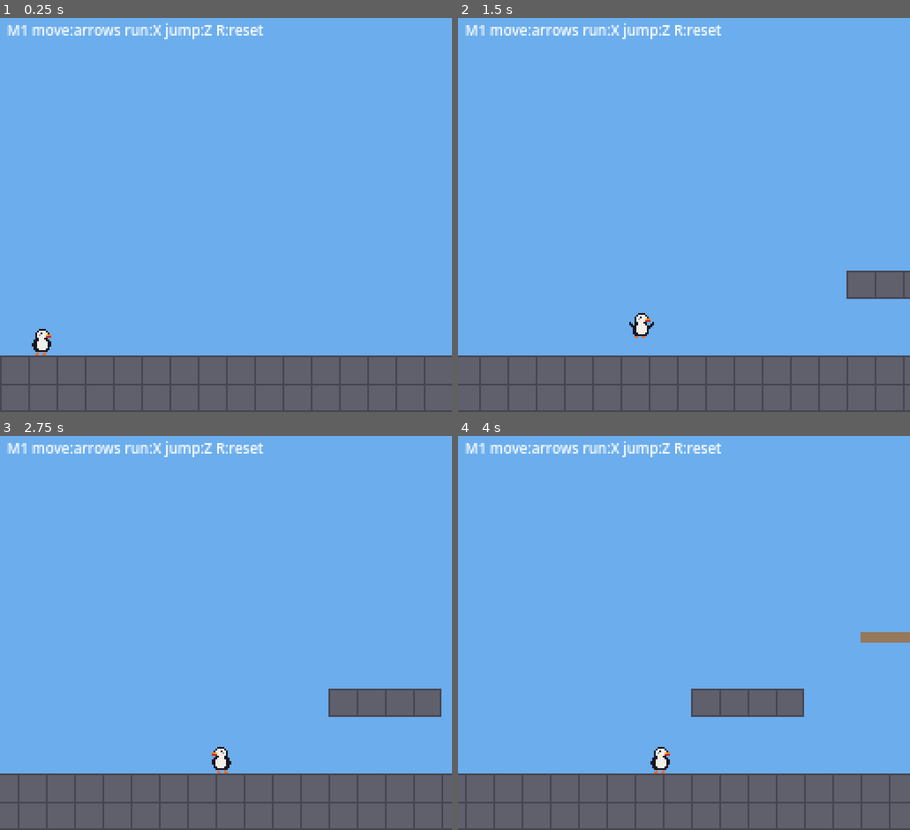
Above: before the commit, frames 1-4 (two rows, left to right).
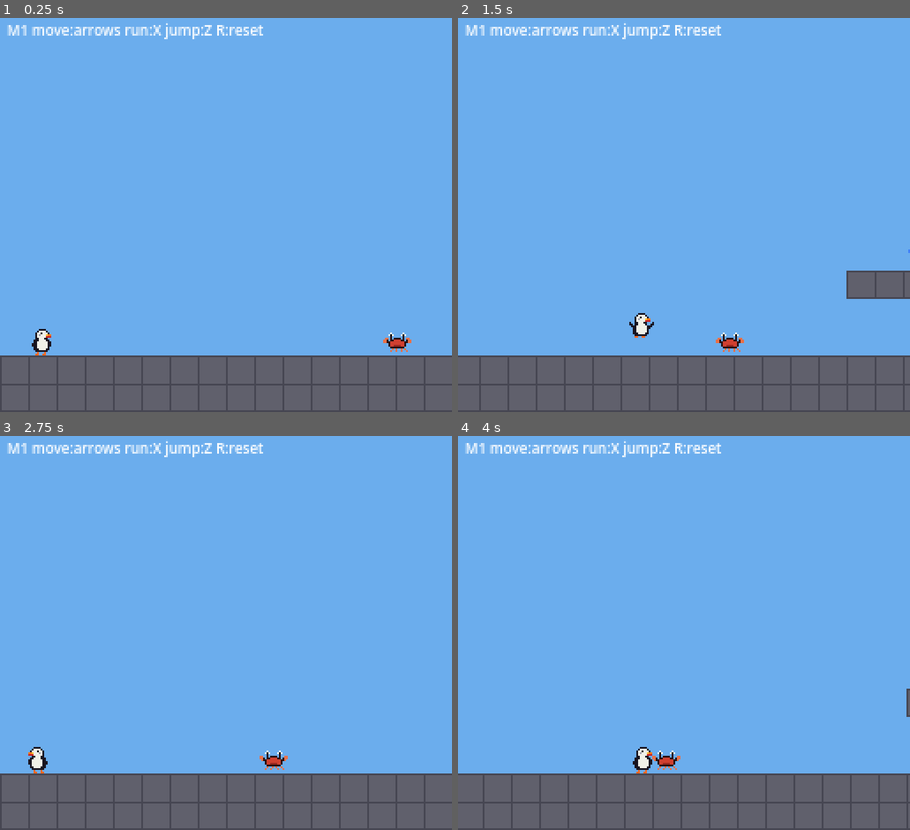
Above: after the commit, the same moments.

Repository: mikenev/puffin-platformer
Game: Godot game, scene res://scenes/main.tscn
The game is run twice, just before and just after one commit, with the same random seed, the same clock (stepped at 60 frames per second) and the same inputs.
Inputs:
- Up to frame 1 (0.25 s): no input
- Up to frame 2 (1.5 s): hold Shift (run) 0.53-1.28 s; hold Right (move_right) from 0.53 s (still down); tap Space (jump) at 0.77, 0.8, 1.07, 1.35 s
- Up to frame 3 (2.75 s): tap Space (jump) at 1.52, 1.82, 2.3 s; tap Shift (run) at 1.55 s; release Right (move_right) at 2.03 s; hold Left (move_left) from 2.03 s (still down); hold Shift (run) from 2.03 s (still down)
- Up to frame 4 (4 s): release Left (move_left) at 2.78 s; release Shift (run) at 2.78 s; hold Right (move_right) from 2.78 s (still down); tap Z at 2.85 s; tap Space (jump) at 3.02, 3.32 s; tap Shift (run) at 3.05 s; hold Space (jump) from 3.53 s (still down); tap X at 3.6 s

The runs differ from the first frame. In frame 1, 0.2% of the frame differs, in the area x 84-92%, y 79-85%; in frame 2, 0.2%; in frame 3, 4.0%; in frame 4, 4.2%, in the area x 1-100%, y 49-100%.

Commit message:
Gameplay: audio wiring, crab enemy + stomp, fish power-ups (dive, glide), gameplay tests

Diff:
--- /dev/null
+++ b/scripts/enemy.gd
@@ -0,0 +1,71 @@
+class_name Enemy
+extends CharacterBody2D
+## Walking ground enemy ("Snapper" crab). Patrols, turns at walls and ledges.
+## Touching it from the side/below hurts the puffin; landing on it from above stomps it.
+
+const LAYER_WORLD := 1
+const LAYER_PLAYER := 2
+const LAYER_ENEMY := 4
+const SIZE := Vector2(12, 10)       ## body and hurt box
+const SPRITE_Y := -3.0               ## sprite art sits in the lower part of the 16x16 frame
+const LEDGE_PROBE := Vector2(8, 10)  ## ahead/below offset checked for floor before walking on
+const STOMP_TOLERANCE := 4.0         ## px: puffin feet must be at most this far below enemy top
+const SQUASH_TIME := 0.35
+
+@export var speed := 28.0
+@export var gravity := 900.0
+var dir := -1
+var squashed := false
+var _sprite := AnimatedSprite2D.new()
+
+func _ready() -> void:
+	collision_layer = LAYER_ENEMY
+	collision_mask = LAYER_WORLD
+	var cs := CollisionShape2D.new()
+	var r := RectangleShape2D.new()
+	r.size = SIZE
+	cs.shape = r
+	add_child(cs)
+	add_to_group("enemies")
+	_sprite.sprite_frames = EnemySprite.build()
+	_sprite.position.y = SPRITE_Y
+	add_child(_sprite)
+	_sprite.play("walk")
+
+func _physics_process(delta: float) -> void:
+	if squashed:
+		return
+	velocity.y = minf(velocity.y + gravity * delta, 300.0)
+	if is_on_floor() and (is_on_wall() or not _floor_ahead()):
+		dir = -dir
+	velocity.x = speed * dir
+	move_and_slide()
+	_sprite.flip_h = dir > 0
+
+func _floor_ahead() -> bool:
+	var q := PhysicsPointQueryParameters2D.new()
+	q.position = global_position + Vector2(LEDGE_PROBE.x * dir, LEDGE_PROBE.y)
+	q.collision_mask = LAYER_WORLD
+	return not get_world_2d().direct_space_state.intersect_point(q, 1).is_empty()
+
+func rect() -> Rect2:
+	return Rect2(global_position - SIZE / 2.0, SIZE)
+
+## Called by the puffin each physics frame it overlaps this enemy. `prev_feet` and `prev_vy`
+## are the puffin's feet y and vertical speed *before* this frame's move, so a fast fall that
+## lands inside the enemy in one step still counts as coming from above.
+func touch(p: Puffin, prev_feet: float, prev_vy: float) -> void:
+	if squashed or p.is_dying():
+		return
+	if prev_vy > 0.0 and prev_feet <= rect().position.y + STOMP_TOLERANCE:
+		stomp(p)
+	else:
+		p.hurt()
+
+func stomp(p: Puffin) -> void:
+	squashed = true
+	collision_layer = 0
+	_sprite.play("squash")
+	Sfx.play("stomp")
+	p.stomp_bounce()
+	get_tree().create_timer(SQUASH_TIME).timeout.connect(queue_free)
--- /dev/null
+++ b/scripts/enemy_sprite.gd
@@ -0,0 +1,83 @@
+class_name EnemySprite
+## Code-drawn 16x16 placeholder for the "Snapper" crab enemy (original art).
+
+const PAL := {
+	".": Color(0, 0, 0, 0),
+	"K": Color8(40, 16, 16),     # outline
+	"R": Color8(208, 64, 48),    # shell
+	"r": Color8(152, 40, 32),    # shell shade
+	"W": Color8(248, 248, 240),  # eye white
+	"E": Color8(8, 8, 8),        # pupil
+	"C": Color8(232, 112, 72),   # claws / legs
+}
+const WALK1 := [
+	"................",
+	"................",
+	"................",
+	"....W......W....",
+	"...WEW....WEW...",
+	"....K......K....",
+	"CC..K.KKKK.K..CC",
+	"CCK.KKRRRRKK.KCC",
+	".CKKRRRRRRRRKKC.",
+	"...KRRRRRRRRK...",
+	"...KRRrrrrRRK...",
+	"....KKKKKKKK....",
+	"....C..C.C..C...",
+	"...C..C...C..C..",
+	"................",
+	"................",
+]
+const WALK2 := [
+	"................",
+	"................",
+	"................",
+	"....W......W....",
+	"...WEW....WEW...",
+	"....K......K....",
+	".CC.K.KKKK.K.CC.",
+	"CCK.KKRRRRKK.KCC",
+	"CCKKRRRRRRRRKKCC",
+	"...KRRRRRRRRK...",
+	"...KRRrrrrRRK...",
+	"....KKKKKKKK....",
+	".....C.C..C.C...",
+	"....C..C..C..C..",
+	"................",
+	"................",
+]
+const SQUASH := [
+	"................",
+	"................",
+	"................",
+	"................",
+	"................",
+	"................",
+	"................",
+	"................",
+	"................",
+	"................",
+	"................",
+	"...W.E....E.W...",
+	"CCKKRRRRRRRRKKCC",
+	"CKKRRrrrrrrRRKKC",
+	"..KKKKKKKKKKKK..",
+	"................",
+]
+
+static func _tex(rows: Array) -> ImageTexture:
+	var img := Image.create(16, 16, false, Image.FORMAT_RGBA8)
+	for y in 16:
+		for x in 16:
+			img.set_pixel(x, y, PAL[rows[y][x]])
+	return ImageTexture.create_from_image(img)
+
+static func build() -> SpriteFrames:
+	var sf := SpriteFrames.new()
+	sf.remove_animation("default")
+	for anim in [["walk", [WALK1, WALK2], 6.0], ["squash", [SQUASH], 1.0]]:
+		sf.add_animation(anim[0])
+		sf.set_animation_speed(anim[0], anim[2])
+		for f in anim[1]:
+			sf.add_frame(anim[0], _tex(f))
+	return sf
--- /dev/null
+++ b/scripts/fish_pickup.gd
@@ -0,0 +1,56 @@
+class_name FishPickup
+extends Area2D
+## Bobbing colored-fish power-up. Blue = DIVE, green = GLIDE (see Puffin.Power).
+
+const BOB_HEIGHT := 3.0
+const BOB_SPEED := 3.0
+const COLORS := {Puffin.Power.DIVE: Color8(64, 128, 248), Puffin.Power.GLIDE: Color8(64, 200, 96)}
+const ART := [
+	"............",
+	"....FFFF..T.",
+	"..FFFFFFFTT.",
+	".FEFFFFFFTT.",
+	".FFFFFFFFFT.",
+	"..FFFFFFFTT.",
+	"....FFFF..T.",
+	"............",
+]
+
+@export var power: Puffin.Power = Puffin.Power.DIVE
+var _base_y := 0.0
+var _t := 0.0
+
+func _ready() -> void:
+	collision_layer = 0
+	collision_mask = Enemy.LAYER_PLAYER
+	var cs := CollisionShape2D.new()
+	var r := RectangleShape2D.new()
+	r.size = Vector2(12, 10)
+	cs.shape = r
+	add_child(cs)
+	var s := Sprite2D.new()
+	s.texture = _tex(COLORS.get(power, Color.WHITE))
+	add_child(s)
+	_base_y = position.y
+	body_entered.connect(_on_body)
+
+static func _tex(c: Color) -> ImageTexture:
+	var img := Image.create(12, 8, false, Image.FORMAT_RGBA8)
+	for y in 8:
+		for x in 12:
+			var ch: String = ART[y][x]
+			var col := Color(0, 0, 0, 0)
+			if ch == "F": col = c
+			elif ch == "T": col = c.darkened(0.3)
+			elif ch == "E": col = Color8(8, 8, 8)
+			img.set_pixel(x, y, col)
+	return ImageTexture.create_from_image(img)
+
+func _process(delta: float) -> void:
+	_t += delta
+	position.y = _base_y + sin(_t * BOB_SPEED) * BOB_HEIGHT
+
+func _on_body(b: Node) -> void:
+	if b is Puffin and not b.is_dying():
+		b.collect_power(power)
+		queue_free()
--- a/scripts/input_setup.gd
+++ b/scripts/input_setup.gd
@@ -6,6 +6,7 @@
 	"move_right": [KEY_RIGHT, KEY_D],
 	"jump": [KEY_SPACE, KEY_Z, KEY_UP, KEY_W],
 	"run": [KEY_SHIFT, KEY_X],
+	"move_down": [KEY_DOWN, KEY_S],
 	"restart": [KEY_R],
 }
 const DEADZONE := 0.25
@@ -14,6 +15,7 @@
 	"move_right": [JOY_BUTTON_DPAD_RIGHT],
 	"jump": [JOY_BUTTON_A],
 	"run": [JOY_BUTTON_X, JOY_BUTTON_B],
+	"move_down": [JOY_BUTTON_DPAD_DOWN],
 	"restart": [JOY_BUTTON_START],
 }
 
--- a/scripts/level.gd
+++ b/scripts/level.gd
@@ -28,6 +28,10 @@
 const GROUND_ROWS := 2                  ## bottom rows of MAP that form the ground
 const PIT_DEATH_DEPTH := 24.0           ## px the puffin's center must drop below the ground surface to die
 const HUD_TEXT := "M1 move:arrows run:X jump:Z R:reset"
+
+## Gameplay spawns (tile coords). Enemies stand on the ground row; fish float 1 tile above a surface.
+const ENEMY_SPAWNS := [Vector2i(14, 11), Vector2i(50, 11), Vector2i(62, 11), Vector2i(78, 11), Vector2i(100, 11), Vector2i(118, 11)]
+const FISH_SPAWNS := [[Vector2i(18, 8), 1], [Vector2i(70, 7), 2], [Vector2i(96, 7), 1], [Vector2i(124, 11), 2]]
 
 var level_size := Vector2.ZERO
 var _player: Puffin
@@ -78,6 +82,19 @@
 	_player.respawned.connect(cam.snap_to_target)
 	cam.snap_to_target()
 	_add_hud()
+	_spawn_gameplay()
+	Sfx.music("world1_theme")
+
+func _spawn_gameplay() -> void:
+	for t: Vector2i in ENEMY_SPAWNS:
+		var e := Enemy.new()
+		e.position = Vector2(t.x * TILE + TILE / 2.0, (t.y + 1) * TILE - Enemy.SIZE.y / 2.0)
+		add_child(e)
+	for f in FISH_SPAWNS:
+		var fish := FishPickup.new()
+		fish.power = f[1]
+		fish.position = Vector2(f[0].x * TILE + TILE / 2.0, f[0].y * TILE + TILE / 2.0)
+		add_child(fish)
 
 func _add_block(r: Rect2, kind: String) -> void:
 	var body := StaticBody2D.new()
--- a/scripts/player.gd
+++ b/scripts/player.gd
@@ -25,8 +25,8 @@
 @export var coyote_time := 0.09
 @export var jump_buffer_time := 0.11
 
-## Hook for the colored-fish power-ups (later milestones): each fish sets `power`,
-## and movement code will branch on it (e.g. DIVE underwater, GLIDE slow fall). Unused in M1.
+## Colored-fish power-ups: FishPickup calls collect_power(). DIVE = blue fish (down in the air
+## dives straight down and stomps), GLIDE = green fish (hold jump while falling to glide).
 enum Power { NONE, DIVE, GLIDE }
 var power: Power = Power.NONE
 
@@ -49,6 +49,21 @@
 const DEATH_TIME := 0.9
 const DEATH_HOP := -260.0
 var _death_t := 0.0
+
+@export_group("Power-ups")
+@export var dive_speed := 360.0          ## DIVE: fall speed while diving (down in the air)
+@export var glide_fall_speed := 45.0     ## GLIDE: max fall speed while holding jump
+@export var glide_gravity := 500.0
+@export var stomp_bounce_velocity := -200.0
+@export var stomp_bounce_held := -320.0  ## bounce when jump is held on stomp
+@export var hurt_invuln_time := 1.5
+const POWER_TINT := {0: Color.WHITE, 1: Color8(150, 190, 255), 2: Color8(160, 255, 170)}
+const FLICKER_HZ := 15.0
+var diving := false
+var gliding := false
+var _invuln := 0.0
+var _was_on_floor := true
+var _was_skidding := false
 const SKID_MIN_SPEED := 40.0
 
 func _ready() -> void:
@@ -77,6 +92,8 @@
 	_dust.color = Color8(200, 200, 190)
 	add_child(_dust)
 	floor_snap_length = FLOOR_SNAP
+	collision_layer = Enemy.LAYER_PLAYER
+	collision_mask = Enemy.LAYER_WORLD
 	spawn_point = global_position
 
 func _physics_process(delta: float) -> void:
@@ -90,13 +107,24 @@
 		return
 	var dir := Input.get_axis("move_left", "move_right")
 	var running := Input.is_action_pressed("run")
-	_update_horizontal(dir, running, delta)
+	if not diving:
+		_update_horizontal(dir, running, delta)
 	_update_timers(delta)
 	_update_jump()
-	_apply_gravity(delta)
+	_update_power(delta)
+	if not diving:
+		_apply_gravity(delta)
+	var prev_feet := feet_y()
+	var prev_vy := velocity.y
 	move_and_slide()
 	if is_on_ceiling() and velocity.y < 0:
 		velocity.y = 0
+	_check_enemies(prev_feet, prev_vy)
+	var on_floor := is_on_floor()
+	if on_floor and not _was_on_floor:
+		diving = false
+		Sfx.play("land")
+	_was_on_floor = on_floor
 	_update_animation(dir)
 
 func _update_horizontal(dir: float, running: bool, delta: float) -> void:
@@ -131,6 +159,7 @@
 		var speed_ratio := clampf(absf(velocity.x) / run_speed, 0.0, 1.0)
 		velocity.y = jump_velocity + run_jump_bonus * speed_ratio
 		_jumping = true
+		Sfx.play("jump")
 		_buffer = 0.0
 		_coyote = 0.0
 		# Buffered jump whose button was already released: cut it right away (short hop).
@@ -148,7 +177,66 @@
 	var g := gravity_fall
 	if velocity.y < 0.0 and Input.is_action_pressed("jump"):
 		g = gravity_rise
-	velocity.y = minf(velocity.y + g * delta, max_fall_speed)
+	var cap := max_fall_speed
+	if gliding:
+		g = glide_gravity
+		cap = glide_fall_speed
+	velocity.y = minf(velocity.y + g * delta, cap)
+
+## Power-up movement. `power` is set by FishPickup via collect_power().
+func _update_power(delta: float) -> void:
+	gliding = power == Power.GLIDE and not is_on_floor() and velocity.y > 0.0 \
+		and Input.is_action_pressed("jump")
+	if power == Power.DIVE and not is_on_floor() and not diving \
+			and Input.is_action_just_pressed("move_down"):
+		diving = true
+	if diving:
+		velocity = Vector2(0.0, dive_speed)
+	if _invuln > 0.0:
+		_invuln -= delta
+		sprite.visible = _invuln <= 0.0 or int(_invuln * FLICKER_HZ) % 2 == 0
+	else:
+		sprite.visible = true
+
+func _check_enemies(prev_feet: float, prev_vy: float) -> void:
+	var me := Rect2(global_position + HITBOX_OFFSET - HITBOX_SIZE / 2.0, HITBOX_SIZE)
+	for e in get_tree().get_nodes_in_group("enemies"):
+		if e is Enemy and not e.squashed and me.intersects(e.rect()):
+			e.touch(self, prev_feet, prev_vy)
+			if is_dying():
+				return
+
+func feet_y() -> float:
+	return global_position.y + HITBOX_OFFSET.y + HITBOX_SIZE.y / 2.0
+
+func is_invulnerable() -> bool:
+	return _invuln > 0.0
+
+func collect_power(p: Power) -> void:
+	Sfx.play("collect_fish")
+	set_power(p)
+	Sfx.play("powerup")
+
+func set_power(p: Power) -> void:
+	power = p
+	diving = false
+	sprite.modulate = POWER_TINT[int(p)]
+
+## Called by enemies on a side/below hit: lose the power-up, or die if already normal.
+func hurt() -> void:
+	if is_dying() or is_invulnerable():
+		return
+	if power != Power.NONE:
+		set_power(Power.NONE)
+		_invuln = hurt_invuln_time
+	else:
+		die()
+
+## Called by an enemy we landed on. Holding jump gives the higher bounce.
+func stomp_bounce() -> void:
+	diving = false
+	velocity.y = stomp_bounce_held if Input.is_action_pressed("jump") else stomp_bounce_velocity
+	_jumping = Input.is_action_pressed("jump")
 
 func is_skidding(dir: float) -> bool:
 	return is_on_floor() and absf(velocity.x) > SKID_MIN_SPEED and dir != 0.0 \
@@ -156,6 +244,9 @@
 
 func _update_animation(dir: float) -> void:
 	var skid := is_skidding(dir)
+	if skid and not _was_skidding:
+		Sfx.play("skid")
+	_was_skidding = skid
 	_dust.emitting = skid
 	# While skidding, `facing` already points toward the pressed direction (opposite the
 	# slide), so the skid sprite looks the way the player is turning, like SMB's skid turn.
@@ -186,6 +277,7 @@
 	_dust.emitting = false
 	sprite.speed_scale = 1.0
 	sprite.play("death")
+	Sfx.play("death")
 	died.emit()
 
 ## Puts the puffin back at spawn. `fell` = true after the death animation, false for an
@@ -194,6 +286,9 @@
 	global_position = spawn_point
 	velocity = Vector2.ZERO
 	_death_t = 0.0
+	_invuln = 0.0
+	if fell:
+		set_power(Power.NONE)
 	_jumping = false
 	_jump_cut_pending = false
 	_buffer = 0.0
--- /dev/null
+++ b/scripts/sfx.gd
@@ -0,0 +1,21 @@
+class_name Sfx
+## Thin wrapper over the AudioManager autoload (PR #3) so gameplay code has one call site,
+## and tests can read `Sfx.history` to confirm which sounds fired.
+
+static var history: Array[String] = []
+
+static func play(sfx_name: String, pitch := 1.0) -> void:
+	history.append(sfx_name)
+	var am := _manager()
+	if am:
+		am.play_sfx(sfx_name, pitch)
+
+static func music(track_name: String) -> void:
+	history.append("music:" + track_name)
+	var am := _manager()
+	if am:
+		am.play_music(track_name)
+
+static func _manager() -> Node:
+	var tree := Engine.get_main_loop() as SceneTree
+	return tree.root.get_node_or_null("AudioManager") if tree else null
--- /dev/null
+++ b/tests/test_gameplay.gd
@@ -0,0 +1,150 @@
+extends SceneTree
+## Scripted gameplay checks for enemies, stomp, fish power-ups, dive, glide and audio calls.
+## Run: godot --headless --fixed-fps 60 -s res://tests/test_gameplay.gd
+var L: Node
+var P: Puffin
+var fails := 0
+
+func _initialize() -> void:
+	_run.call_deferred()
+
+func ok(cond: bool, msg: String) -> void:
+	print(("PASS " if cond else "FAIL ") + msg)
+	if not cond: fails += 1
+
+func frames(n: int) -> void:
+	for i in n:
+		await physics_frame
+
+func press(a: String, on := true) -> void:
+	if on: Input.action_press(a)
+	else: Input.action_release(a)
+
+func reset_at(pos: Vector2, pw := Puffin.Power.NONE) -> void:
+	for a in ["move_left", "move_right", "jump", "run", "move_down"]: press(a, false)
+	P.respawn(false)
+	P.global_position = pos
+	P.velocity = Vector2.ZERO
+	P.set_power(pw)
+	await frames(2)
+
+func enemy_at(x: float) -> Enemy:
+	var e := Enemy.new()
+	e.speed = 0.0
+	e.position = Vector2(x, 192 - Enemy.SIZE.y / 2.0)
+	L.add_child(e)
+	return e
+
+func _run() -> void:
+	L = load("res://scenes/main.tscn").instantiate()
+	root.add_child(L)
+	await frames(3)
+	P = L.get_node("Puffin")
+	ok(Sfx.history.has("music:world1_theme"), "level start plays music world1_theme")
+	for n in ["jump", "land", "skid", "death", "collect_fish", "powerup", "stomp"]:
+		ok(ResourceLoader.exists("res://audio/sfx/%s.ogg" % n), "sfx asset exists: " + n)
+	var enemies := L.get_children().filter(func(c): return c is Enemy)
+	var fish := L.get_children().filter(func(c): return c is FishPickup)
+	ok(enemies.size() >= 3, "level has %d enemies" % enemies.size())
+	ok(enemies.all(func(e): return absf(e.position.x - P.spawn_point.x) > 128), "no enemy within 8 tiles of spawn")
+	ok(fish.size() >= 4, "level has %d fish" % fish.size())
+	# keep level enemies away from test area (x 300-400 on ground c0-25)
+	for e in enemies: if e.position.x < 450: e.queue_free()
+	for f in fish: if f.position.x < 450: f.queue_free()
+	await frames(2)
+
+	# Patrol turns at a wall: start one walking toward the r11 step side? use ledge at gap1 (x 416)
+	var w := Enemy.new(); w.position = Vector2(400, 187); w.dir = 1; L.add_child(w)
+	await frames(90)
+	ok(w.dir == -1 and w.global_position.x < 416 and w.global_position.y < 200, "enemy turns at ledge (dir %d x %.0f)" % [w.dir, w.global_position.x])
+	w.queue_free()
+
+	# Stomp (normal and with jump held)
+	var bounce := []
+	for held in [false, true]:
+		Sfx.history.clear()
+		var e := enemy_at(380)
+		await frames(2)
+		await reset_at(Vector2(380, 120))
+		var vy_after := 0.0
+		for i in 90:
+			if held and i == 10: press("jump")  # after coyote time, so it is not a jump
+			await physics_frame
+			if not is_instance_valid(e) or e.squashed:
+				vy_after = P.velocity.y
+				break
+		ok(not is_instance_valid(e) or e.squashed, "stomp squashes enemy (held=%s)" % held)
+		ok(vy_after < 0.0, "puffin bounces off stomp (vy %.0f)" % vy_after)
+		ok(not P.is_dying(), "stomp does not kill puffin")
+		ok(Sfx.history.has("stomp"), "stomp sfx fired")
+		bounce.append(vy_after)
+		press("jump", false)
+		await frames(30)
+		ok(not is_instance_valid(e), "squashed enemy removed")
+	ok(bounce[1] < bounce[0] - 50, "held-jump bounce higher (vy %.0f vs %.0f)" % [bounce[1], bounce[0]])
+
+	# Side hit while normal -> death
+	Sfx.history.clear()
+	var e2 := enemy_at(380)
+	await reset_at(Vector2(350, 183))
+	press("move_right")
+	await frames(40)
+	ok(P.is_dying(), "side hit kills unpowered puffin")
+	ok(Sfx.history.has("death"), "death sfx fired")
+	ok(not e2.squashed, "side hit does not stomp")
+	e2.queue_free()
+
+	# Side hit while powered -> depower + invuln, no death
+	var e3 := enemy_at(380)
+	await reset_at(Vector2(350, 183), Puffin.Power.GLIDE)
+	press("move_right")
+	await frames(40)
+	ok(not P.is_dying() and P.power == Puffin.Power.NONE and P.is_invulnerable(), "powered side hit drops power, survives, invulnerable")
+	e3.queue_free()
+
+	# Fish grant powers
+	for pw in [Puffin.Power.DIVE, Puffin.Power.GLIDE]:
+		Sfx.history.clear()
+		await reset_at(Vector2(200, 183))
+		var f := FishPickup.new(); f.power = pw; f.position = Vector2(230, 180); L.add_child(f)
+		press("move_right")
+		await frames(40)
+		press("move_right", false)
+		ok(P.power == pw, "fish grants power %s" % Puffin.Power.keys()[pw])
+		ok(Sfx.history.has("collect_fish") and Sfx.history.has("powerup"), "collect + powerup sfx fired")
+		ok(P.sprite.modulate != Color.WHITE, "puffin tinted for power")
+
+	# Dive
+	await reset_at(Vector2(200, 60), Puffin.Power.DIVE)
+	await frames(5)
+	press("move_down"); await frames(1); press("move_down", false)
+	await frames(2)
+	ok(P.diving and P.velocity.y >= P.dive_speed - 1, "dive: fast downward (vy %.0f)" % P.velocity.y)
+	var e4 := enemy_at(200)
+	await frames(40)
+	ok(is_instance_valid(e4) == false or e4.squashed, "dive stomps enemy on impact")
+
+	# Glide vs normal fall
+	var vys := []
+	for pw in [Puffin.Power.NONE, Puffin.Power.GLIDE]:
+		await reset_at(Vector2(200, -60), pw)
+		press("jump")
+		await frames(40)
+		vys.append(P.velocity.y)
+		press("jump", false)
+	ok(vys[1] <= P.glide_fall_speed + 0.5 and vys[0] > 200, "glide caps fall speed (%.0f vs normal %.0f)" % [vys[1], vys[0]])
+
+	# Jump/land sfx
+	Sfx.history.clear()
+	await reset_at(Vector2(200, 183))
+	await frames(5)
+	press("jump"); await frames(30); press("jump", false); await frames(60)
+	ok(Sfx.history.has("jump") and Sfx.history.has("land"), "jump + land sfx fired")
+	# Skid sfx
+	Sfx.history.clear()
+	await reset_at(Vector2(100, 183))
+	press("move_right"); press("run"); await frames(50); press("move_right", false); press("move_left"); await frames(10)
+	ok(Sfx.history.has("skid"), "skid sfx fired")
+	press("move_left", false); press("run", false)
+	print("RESULT: %d failures" % fails)
+	quit(1 if fails else 0)
Not shown, added: scripts/enemy.gd.uid
Not shown, added: scripts/enemy_sprite.gd.uid
Not shown, added: scripts/fish_pickup.gd.uid
Not shown, added: scripts/sfx.gd.uid
Not shown, added: tests/test_gameplay.gd.uid
